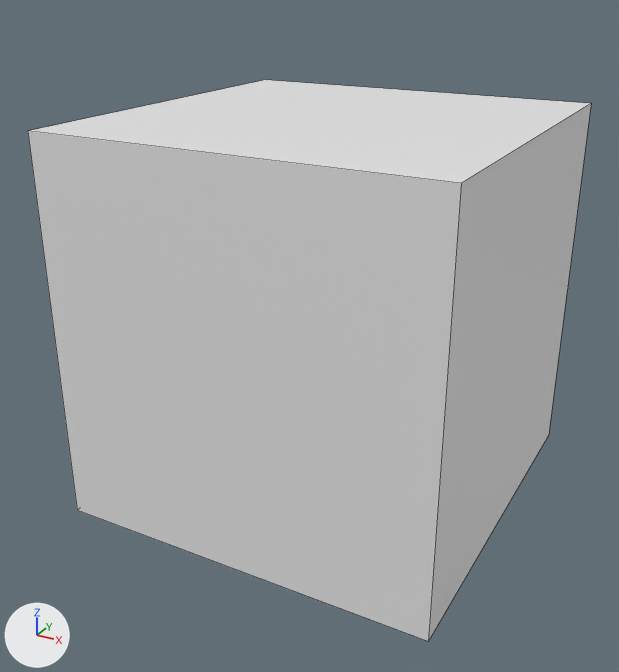
Renders of the Blender file untitled.blend from each side of a commit.
Both versions are drawn from a 50 mm camera at (1.93, -3.76, 1.69) aimed at (0.03, -0.31, -0.03). Every picture has the same lights, and +X, +Y and +Z are marked at lower left. Mesh edges are drawn as thin lines.
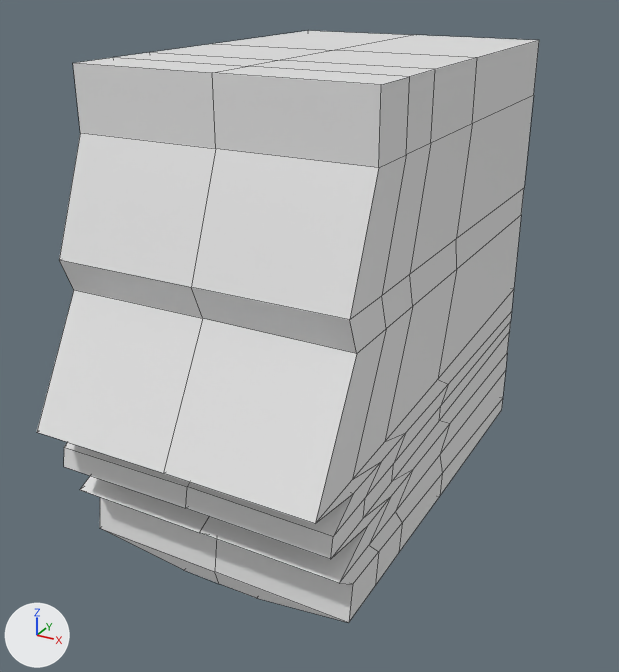
Commit message: UPPDATE: edit cube

What differs and where, as boxes (x1, y1, x2, y2) in the pictures (619 x 672 px):
'Cube', reshaped, modifiers changed (11% narrower)
    before: (28, 80, 591, 641)
    after: (37, 31, 539, 623)
part 1 of me_cube, added
    after: (37, 31, 539, 623)
part 2 of me_cube, cut back
    before: (28, 80, 591, 641)

What changed in the scene script:
```text
Change me_cube:
    used by ob_cube; location = (0.0, 0.0, 0.0)
    remove me_cube.from_pydata(...)  # 9 vertices, 6 faces; spans x -1.0..1.0, y -1.0..1.0, z -1.0..1.0
    add me_cube.from_pydata(...)  # 103 vertices, 84 faces, 1 loose edge; spans x 0.0..0.69, y -1.46..1.0, z -1.0..1.3
    me_cube part 1: a new loose piece of 101 vertices spanning x 0.0..0.69, y -1.46..1.0, z -1.0..1.3, in mat_material (white #e7e7e7)
    me_cube part 2: 8 vertices removed from x -1.0..1.0, y -1.0..1.0, z -1.0..1.0; 1 vertex added at x 0.0, y -1.0, z -1.0
Change ob_cube:
    add _m = ob_cube.modifiers.new('Mirror', 'MIRROR')
```
